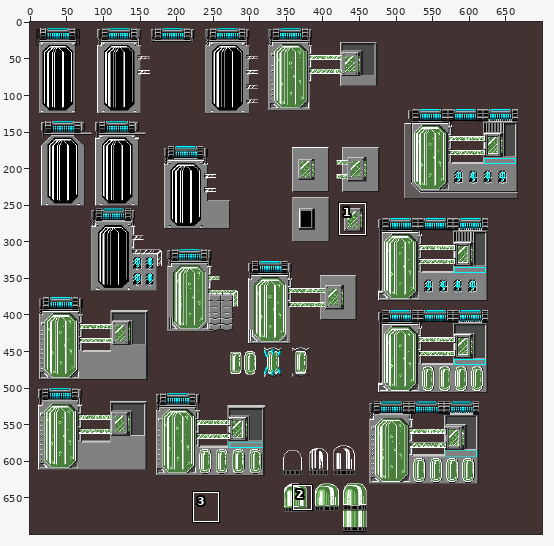
Sprite sheet -- docs/concept-art/new/scraps/scraps_scifi_lab1.png. The first picture is a wide view before the edit; the outline marks the close-up.
Close-up. Before:
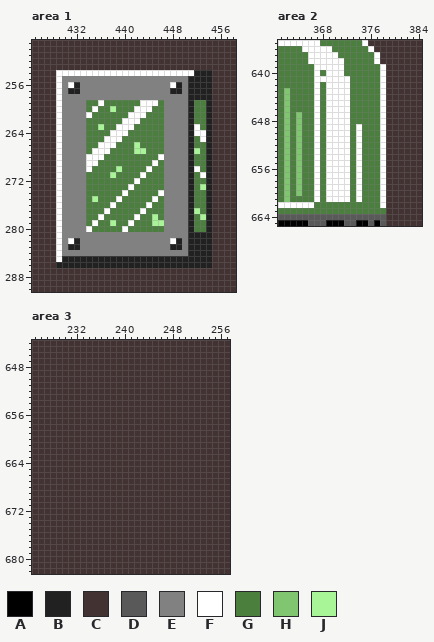
The file is 700x700 pixels. Colours within 5 levels of each other are drawn and written as one. Shown: area 1: x 425..458, y 249..290; area 2: x 361..384, y 635..665; area 3: x 225..257, y 644..682. The commit also changed other parts of the picture, which this record leaves out.
Palette (. is transparent): A #000000  B #212121  C #423232  D #595959  E #818181  F #ffffff  G #4a7f3e  H #80c670  J #a8f597
Pixels before, area 1, first column x 425:
249 CCCCCCCCCCCCCCCCCCCCCCCCCCCCCCCCCC
250 CCCCCCCCCCCCCCCCCCCCCCCCCCCCCCCCCC
251 CCCCCCCCCCCCCCCCCCCCCCCCCCCCCCCCCC
252 CCCCCCCCCCCCCCCCCCCCCCCCCCCCCCCCCC
253 CCCCCCCCCCCCCCCCCCCCCCCCCCCCCCCCCC
254 CCCCFFFFFFFFFFFFFFFFFFFFFFFBBBCCCC
255 CCCCFEEEEEEEEEEEEEEEEEEEEEBBBBCCCC
256 CCCCFEFBEEEEEEEEEEEEEEEFBEBBBBCCCC
257 CCCCFEBBEEEEEEEEEEEEEEEBBEBBBBCCCC
258 CCCCFEEEEEEEEEEEEEEEEEEEEEBBBBCCCC
259 CCCCFEEEEGGFGGGGGGFFFGEEEEBGGBCCCC
260 CCCCFEEEEGFGGJGGGFFFGGEEEEBGGBCCCC
261 CCCCFEEEEFGGGGGGFFFGGGEEEEBGGBCCCC
262 CCCCFEEEEGGGGGGFFFGGGGEEEEBGGBCCCC
263 CCCCFEEEEGGJGGFFFGGGGGEEEEBFGBCCCC
264 CCCCFEEEEGGGGFFFGGGGGGEEEEBFFBCCCC
265 CCCCFEEEEGGGFFFGGGGGGGEEEEBGFBCCCC
266 CCCCFEEEEGGFFFGGGJGGGGEEEEBGGBCCCC
267 CCCCFEEEEGFFFGGGGJJGGGEEEEBJGBCCCC
268 CCCCFEEEEFFFGGGGGGGGGFEEEEBGGBCCCC
269 CCCCFEEEEFFGGGGGGGGGFGEEEEBGGBCCCC
270 CCCCFEEEEFGGGGJGGGGFGGEEEEBFGBCCCC
271 CCCCFEEEEGGGGJGGGGFGGGEEEEBGFBCCCC
272 CCCCFEEEEGGGGGGGGFGGGGEEEEBGGBCCCC
273 CCCCFEEEEGGGGGGGFGGGGGEEEEBGJBCCCC
274 CCCCFEEEEGGGGGGFGGGGGFEEEEBGGBCCCC
275 CCCCFEEEEGJGGGFGGGGGFGEEEEBGGBCCCC
276 CCCCFEEEEGGGGFGGGGGFGGEEEEBGGBCCCC
277 CCCCFEEEEGGGFGGGGGFGGGEEEEBJGBCCCC
278 CCCCFEEEEGGFGGGGGFGGJGEEEEBGJBCCCC
279 CCCCFEEEEGFGGJGGFGGGJJEEEEBGGBCCCC
280 CCCCFEEEEFGGGGGFGGGGGGEEEEBGGBCCCC
281 CCCCFEEEEEEEEEEEEEEEEEEEEEBBBBCCCC
282 CCCCFEFBEEEEEEEEEEEEEEEFBEBBBBCCCC
283 CCCCFEBBEEEEEEEEEEEEEEEBBEBBBBCCCC
284 CCCCFEEEEEEEEEEEEEEEEEEEEEBBBBCCCC
285 CCCCFBBBBBBBBBBBBBBBBBBBBBBBBBCCCC
286 CCCCBBBBBBBBBBBBBBBBBBBBBBBBBBCCCC
287 CCCCCCCCCCCCCCCCCCCCCCCCCCCCCCCCCC
288 CCCCCCCCCCCCCCCCCCCCCCCCCCCCCCCCCC
289 CCCCCCCCCCCCCCCCCCCCCCCCCCCCCCCCCC
290 CCCCCCCCCCCCCCCCCCCCCCCCCCCCCCCCCC
Pixels before, area 2, first column x 361:
635 FFFFFFFGGGGGGGFCCCCCCCCC
636 GGGGFFFFFGGGGGGFCCCCCCCC
637 GGGGGFFFFFGGGGGGFCCCCCCC
638 GGGGGFFFFFFGGGGGFCCCCCCC
639 GGGGGGFFFFFGGGGGGFCCCCCC
640 GGGGGGFGFFFGGGGGGFCCCCCC
641 GGGGGGFFFFFFGGGGGFCCCCCC
642 GGGGGGFGFFFFGGGGGFCCCCCC
643 GHGGGGFGFFFFGGGGGFCCCCCC
644 GHGGGGFGFFFFGGGGGFCCCCCC
645 GHGGGGFGFFFFGGGGGFCCCCCC
646 GHGGGGFGFFFFGGGGGFCCCCCC
647 GHGHGGFGFFFFGGGGGFCCCCCC
648 GHGHGGFGFFFFGGGGGFCCCCCC
649 GHGHGGFGFFFFGFGGGFCCCCCC
650 GHGHGGFGFFFFGFGGGFCCCCCC
651 GHGHGGFGFFFFGFGGGFCCCCCC
652 GHGHGGFGFFFFGFGGGFCCCCCC
653 GHGHGGFGFFFFGFGGGFCCCCCC
654 GHGHGGFGFFFFGFGGGFCCCCCC
655 GHGHGGFGFFFFGFGGGFCCCCCC
656 GHGHGGFGFFFFGFGGGFCCCCCC
657 GHGHGGFGFFFFGFGGGFCCCCCC
658 GHGHGGFGFFFFGFGGGFCCCCCC
659 GHGHGGFGFFFFGFGGGFCCCCCC
660 GHGHGGFGFFFFGFGGGFCCCCCC
661 GHGGGGFGFFFFGFGGGFCCCCCC
662 FFFFFFGGGGGGGGGGGFCCCCCC
663 GGGGGGGGGGGGGGGGGGCCCCCC
664 DDDDDDDDDDDDDDDDDDCCCCCC
665 AAAAADDDAAADDAADADCCCCCC
Pixels before, area 3, first column x 225:
644 CCCCCCCCCCCCCCCCCCCCCCCCCCCCCCCCC
645 CCCCCCCCCCCCCCCCCCCCCCCCCCCCCCCCC
646 CCCCCCCCCCCCCCCCCCCCCCCCCCCCCCCCC
647 CCCCCCCCCCCCCCCCCCCCCCCCCCCCCCCCC
648 CCCCCCCCCCCCCCCCCCCCCCCCCCCCCCCCC
649 CCCCCCCCCCCCCCCCCCCCCCCCCCCCCCCCC
650 CCCCCCCCCCCCCCCCCCCCCCCCCCCCCCCCC
651 CCCCCCCCCCCCCCCCCCCCCCCCCCCCCCCCC
652 CCCCCCCCCCCCCCCCCCCCCCCCCCCCCCCCC
653 CCCCCCCCCCCCCCCCCCCCCCCCCCCCCCCCC
654 CCCCCCCCCCCCCCCCCCCCCCCCCCCCCCCCC
655 CCCCCCCCCCCCCCCCCCCCCCCCCCCCCCCCC
656 CCCCCCCCCCCCCCCCCCCCCCCCCCCCCCCCC
657 CCCCCCCCCCCCCCCCCCCCCCCCCCCCCCCCC
658 CCCCCCCCCCCCCCCCCCCCCCCCCCCCCCCCC
659 CCCCCCCCCCCCCCCCCCCCCCCCCCCCCCCCC
660 CCCCCCCCCCCCCCCCCCCCCCCCCCCCCCCCC
661 CCCCCCCCCCCCCCCCCCCCCCCCCCCCCCCCC
662 CCCCCCCCCCCCCCCCCCCCCCCCCCCCCCCCC
663 CCCCCCCCCCCCCCCCCCCCCCCCCCCCCCCCC
664 CCCCCCCCCCCCCCCCCCCCCCCCCCCCCCCCC
665 CCCCCCCCCCCCCCCCCCCCCCCCCCCCCCCCC
666 CCCCCCCCCCCCCCCCCCCCCCCCCCCCCCCCC
667 CCCCCCCCCCCCCCCCCCCCCCCCCCCCCCCCC
668 CCCCCCCCCCCCCCCCCCCCCCCCCCCCCCCCC
669 CCCCCCCCCCCCCCCCCCCCCCCCCCCCCCCCC
670 CCCCCCCCCCCCCCCCCCCCCCCCCCCCCCCCC
671 CCCCCCCCCCCCCCCCCCCCCCCCCCCCCCCCC
672 CCCCCCCCCCCCCCCCCCCCCCCCCCCCCCCCC
673 CCCCCCCCCCCCCCCCCCCCCCCCCCCCCCCCC
674 CCCCCCCCCCCCCCCCCCCCCCCCCCCCCCCCC
675 CCCCCCCCCCCCCCCCCCCCCCCCCCCCCCCCC
676 CCCCCCCCCCCCCCCCCCCCCCCCCCCCCCCCC
677 CCCCCCCCCCCCCCCCCCCCCCCCCCCCCCCCC
678 CCCCCCCCCCCCCCCCCCCCCCCCCCCCCCCCC
679 CCCCCCCCCCCCCCCCCCCCCCCCCCCCCCCCC
680 CCCCCCCCCCCCCCCCCCCCCCCCCCCCCCCCC
681 CCCCCCCCCCCCCCCCCCCCCCCCCCCCCCCCC
682 CCCCCCCCCCCCCCCCCCCCCCCCCCCCCCCCC
And afterwards:
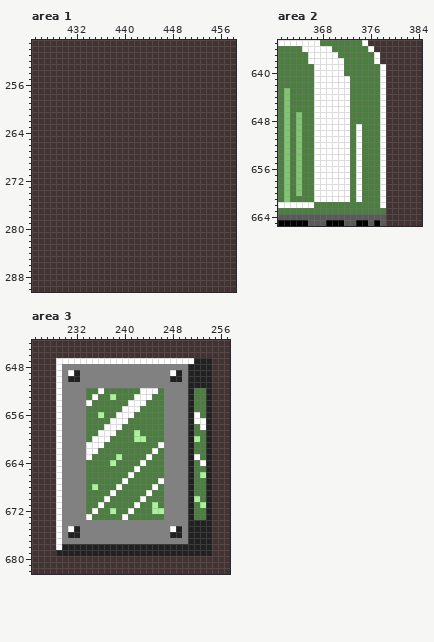
Change:
Changed rows in their new state; - is an unchanged pixel.
Area 1:
first column x 429:
254 CCCCCCCCCCCCCCCCCCCCCCCCCC
255 CCCCCCCCCCCCCCCCCCCCCCCCCC
256 CCCCCCCCCCCCCCCCCCCCCCCCCC
257 CCCCCCCCCCCCCCCCCCCCCCCCCC
258 CCCCCCCCCCCCCCCCCCCCCCCCCC
259 CCCCCCCCCCCCCCCCCCCCCCCCCC
260 CCCCCCCCCCCCCCCCCCCCCCCCCC
261 CCCCCCCCCCCCCCCCCCCCCCCCCC
262 CCCCCCCCCCCCCCCCCCCCCCCCCC
263 CCCCCCCCCCCCCCCCCCCCCCCCCC
264 CCCCCCCCCCCCCCCCCCCCCCCCCC
265 CCCCCCCCCCCCCCCCCCCCCCCCCC
266 CCCCCCCCCCCCCCCCCCCCCCCCCC
267 CCCCCCCCCCCCCCCCCCCCCCCCCC
268 CCCCCCCCCCCCCCCCCCCCCCCCCC
269 CCCCCCCCCCCCCCCCCCCCCCCCCC
270 CCCCCCCCCCCCCCCCCCCCCCCCCC
271 CCCCCCCCCCCCCCCCCCCCCCCCCC
272 CCCCCCCCCCCCCCCCCCCCCCCCCC
273 CCCCCCCCCCCCCCCCCCCCCCCCCC
274 CCCCCCCCCCCCCCCCCCCCCCCCCC
275 CCCCCCCCCCCCCCCCCCCCCCCCCC
276 CCCCCCCCCCCCCCCCCCCCCCCCCC
277 CCCCCCCCCCCCCCCCCCCCCCCCCC
278 CCCCCCCCCCCCCCCCCCCCCCCCCC
279 CCCCCCCCCCCCCCCCCCCCCCCCCC
280 CCCCCCCCCCCCCCCCCCCCCCCCCC
281 CCCCCCCCCCCCCCCCCCCCCCCCCC
282 CCCCCCCCCCCCCCCCCCCCCCCCCC
283 CCCCCCCCCCCCCCCCCCCCCCCCCC
284 CCCCCCCCCCCCCCCCCCCCCCCCCC
285 CCCCCCCCCCCCCCCCCCCCCCCCCC
286 CCCCCCCCCCCCCCCCCCCCCCCCCC
Area 2:
first column x 368:
640 F
642 F
643 F
644 F
645 F
646 F
647 F
648 F
649 F
650 F
651 F
652 F
653 F
654 F
655 F
656 F
657 F
658 F
659 F
660 F
661 F
Area 3:
first column x 229:
647 FFFFFFFFFFFFFFFFFFFFFFFBBB
648 FEEEEEEEEEEEEEEEEEEEEEBBBB
649 FEFBEEEEEEEEEEEEEEEFBEBBBB
650 FEBBEEEEEEEEEEEEEEEBBEBBBB
651 FEEEEEEEEEEEEEEEEEEEEEBBBB
652 FEEEEGGFGGGGGGFFFGEEEEBGGB
653 FEEEEGFGGJGGGFFFGGEEEEBGGB
654 FEEEEFGGGGGGFFFGGGEEEEBGGB
655 FEEEEGGGGGGFFFGGGGEEEEBGGB
656 FEEEEGGJGGFFFGGGGGEEEEBFGB
657 FEEEEGGGGFFFGGGGGGEEEEBFFB
658 FEEEEGGGFFFGGGGGGGEEEEBGFB
659 FEEEEGGFFFGGGJGGGGEEEEBGGB
660 FEEEEGFFFGGGGJJGGGEEEEBJGB
661 FEEEEFFFGGGGGGGGGFEEEEBGGB
662 FEEEEFFGGGGGGGGGFGEEEEBGGB
663 FEEEEFGGGGJGGGGFGGEEEEBFGB
664 FEEEEGGGGJGGGGFGGGEEEEBGFB
665 FEEEEGGGGGGGGFGGGGEEEEBGGB
666 FEEEEGGGGGGGFGGGGGEEEEBGJB
667 FEEEEGGGGGGFGGGGGFEEEEBGGB
668 FEEEEGJGGGFGGGGGFGEEEEBGGB
669 FEEEEGGGGFGGGGGFGGEEEEBGGB
670 FEEEEGGGFGGGGGFGGGEEEEBJGB
671 FEEEEGGFGGGGGFGGJGEEEEBGJB
672 FEEEEGFGGJGGFGGGJJEEEEBGGB
673 FEEEEFGGGGGFGGGGGGEEEEBGGB
674 FEEEEEEEEEEEEEEEEEEEEEBBBB
675 FEFBEEEEEEEEEEEEEEEFBEBBBB
676 FEBBEEEEEEEEEEEEEEEBBEBBBB
677 FEEEEEEEEEEEEEEEEEEEEEBBBB
678 FBBBBBBBBBBBBBBBBBBBBBBBBB
679 BBBBBBBBBBBBBBBBBBBBBBBBBB
Boxes around the changes in both close-ups, in picture pixels (x1, y1, x2, y2):
changed: (56, 70, 212, 268)
changed: (320, 70, 326, 202)
changed: (56, 358, 212, 556)
